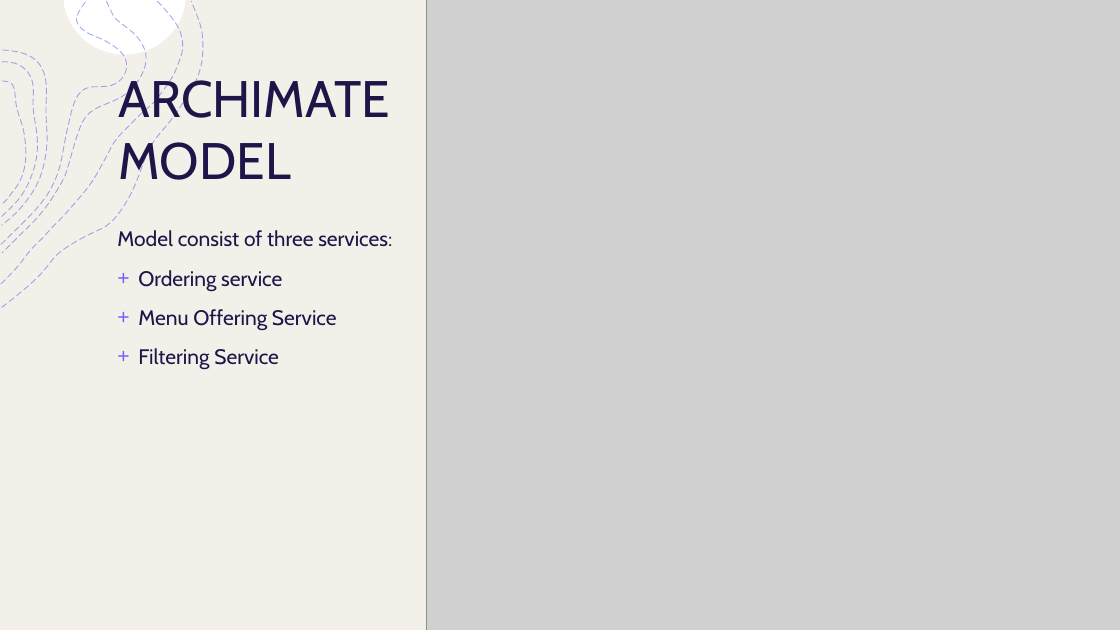
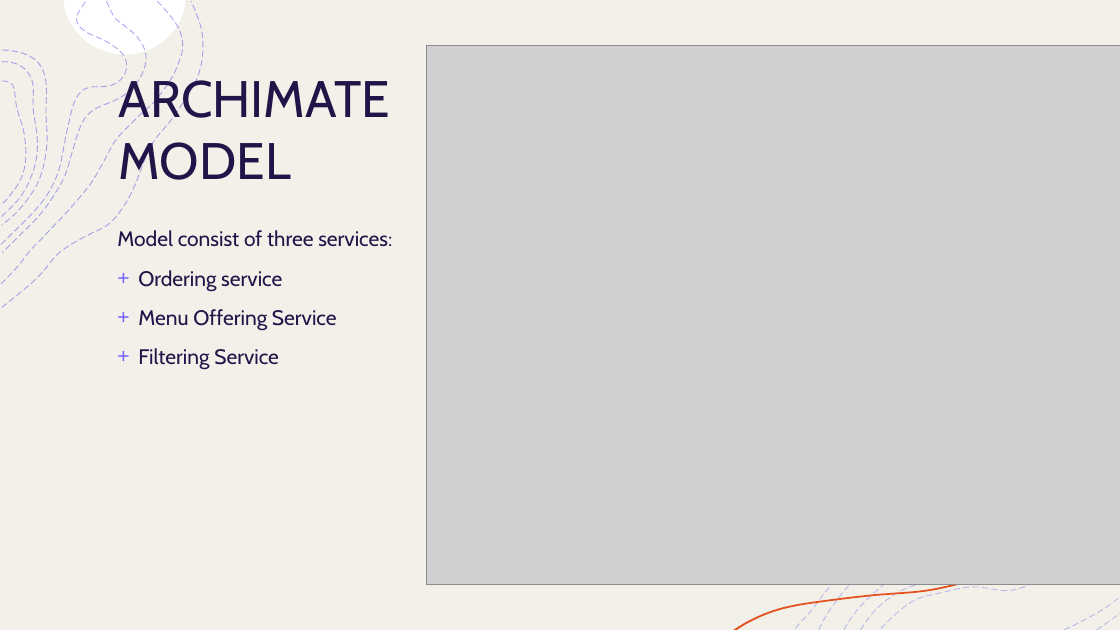
Before and after one commit to matteovisotto/PSD-FinalProject, a slide deck: slide 6 of Presentation/MANGIA TRANQUILLO.pptx. Drawn at 1120x630 pixels with LibreOffice and Linux fonts; fonts in the diff are those of the drawing; grey boxes stand for pictures. Boxes give left, top, right and bottom in pixels: in the first picture for what was removed or moved away, otherwise in the second. Text is boxed around its words. In the diff, an @@ line names an element or a change of style, - is before the commit and + after.

```diff
--- a/Presentation/MANGIA TRANQUILLO.pptx
+++ b/Presentation/MANGIA TRANQUILLO.pptx
@@ picture: place and size @@
-picture at [427,0,1120,630]
+picture at [427,45,1120,585]
@@ freeform shape added at [796,301,1119,628], outline #4D4EE6 0.75 pt dashed @@
@@ freeform shape added at [881,502,1119,628], outline #4D4EE6 0.75 pt dashed @@
```
Also in this commit, not shown: 2 other slides changed, 3 slides added, 1 slide removed, 1 other file.
